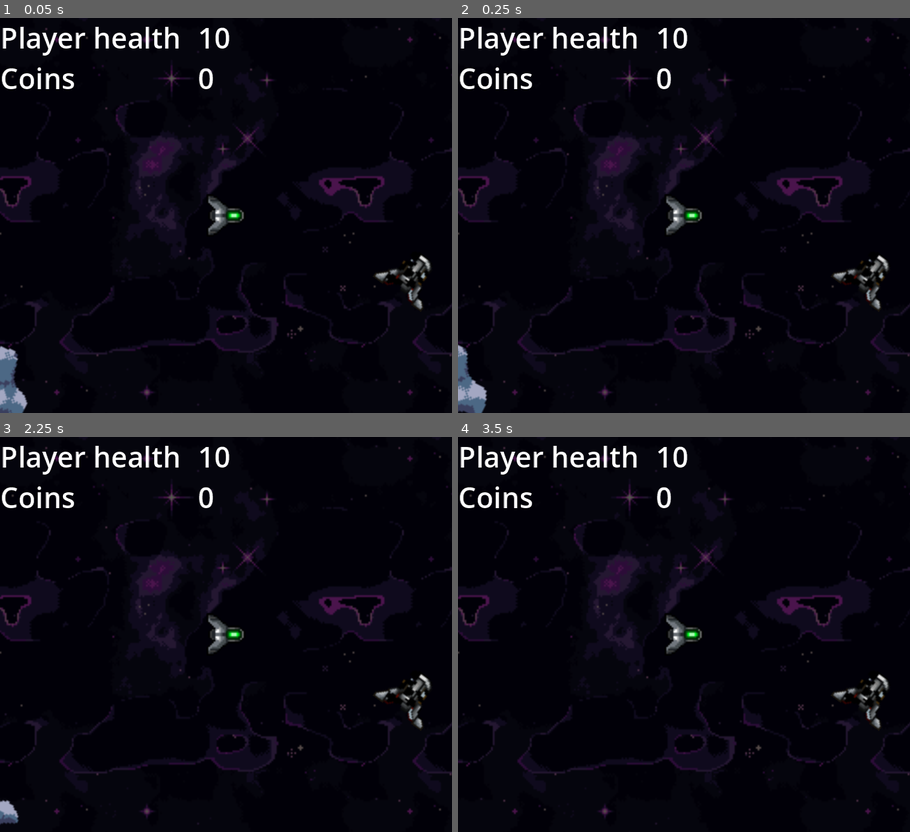
Above: before the commit, frames 1-4 (two rows, left to right).
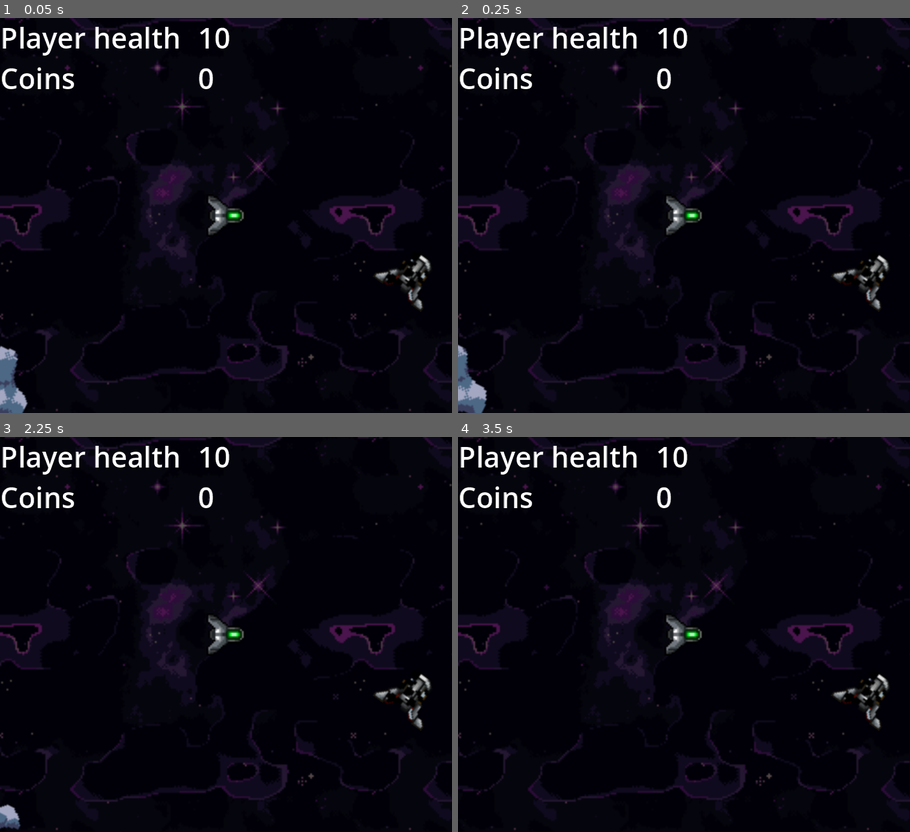
Above: after the commit, the same moments.

Repository: sirbrillig/take-the-sky-godot
Game: Godot game, scene res://scenes/level_1.tscn
Same seed, same stepped clock (60 frames per second), same inputs: the game is played once before the commit and once after it.
Inputs:
- Up to frame 1 (0.05 s): no input
- Up to frame 2 (0.25 s): no input
- Up to frame 3 (2.25 s): tap Enter (ui_accept) at 0.5, 0.6, 0.77, 1.07, 1.35, 1.52, 1.82, 2.1 s
- Up to frame 4 (3.5 s): tap Enter (ui_accept) at 2.85, 3.02, 3.32 s

The runs differ from the first frame. In frame 1, 5.5% of the frame differs, in the area x 0-100%, y 0-100%; in frame 2, 5.6%; in frame 3, 5.7%; in frame 4, 5.6%.

Commit message:
Add basics for dialog

Diff:
--- /dev/null
+++ b/scenes/dialog.gd
@@ -0,0 +1,17 @@
+extends CanvasLayer
+class_name Dialog
+
+signal dialog_done
+
+# Called when the node enters the scene tree for the first time.
+func _ready() -> void:
+	pass # Replace with function body.
+
+
+# Called every frame. 'delta' is the elapsed time since the previous frame.
+func _process(delta: float) -> void:
+	if Input.is_action_just_pressed("ui_accept"):
+		dialog_done.emit()
+
+func set_text(text: String) -> void:
+	$TextArea.text  = text
--- /dev/null
+++ b/scenes/dialog.tscn
@@ -0,0 +1,33 @@
+[gd_scene load_steps=4 format=3 uid="uid://ciby07tnsa21p"]
+
+[ext_resource type="Script" path="res://scenes/dialog.gd" id="1_e1l17"]
+[ext_resource type="Texture2D" uid="uid://btbngj8ldkrub" path="res://images/Panel_3.png" id="1_ugga5"]
+
+[sub_resource type="SystemFont" id="SystemFont_0c0yg"]
+font_weight = 300
+
+[node name="Dialog" type="CanvasLayer"]
+process_mode = 3
+script = ExtResource("1_e1l17")
+
+[node name="NinePatchRect" type="NinePatchRect" parent="."]
+offset_left = 8.0
+offset_top = 8.0
+offset_right = 136.0
+offset_bottom = 72.0
+texture = ExtResource("1_ugga5")
+patch_margin_left = 5
+patch_margin_top = 5
+patch_margin_right = 5
+patch_margin_bottom = 5
+axis_stretch_horizontal = 2
+axis_stretch_vertical = 2
+
+[node name="TextArea" type="Label" parent="."]
+offset_left = 24.0
+offset_top = 16.0
+offset_right = 120.0
+offset_bottom = 64.0
+theme_override_fonts/font = SubResource("SystemFont_0c0yg")
+theme_override_font_sizes/font_size = 10
+text = "Hey boss"
--- a/scenes/level_1.gd
+++ b/scenes/level_1.gd
@@ -6,7 +6,10 @@
 @export var enemy_ship_count: int = 2
 @export var too_close_distance: float = 70
 
+@export var dialog: PackedScene
+
 var have_enemies_activated: bool = false
+var panel: Dialog
 
 @onready var asteroidArea = $AsteroidArea/AsteroidAreaRect.shape.extents
 @onready var asteroidOrigin = $AsteroidArea/AsteroidAreaRect.global_position -  asteroidArea
@@ -56,3 +59,14 @@
 		var direction = randf_range(0, 2 * PI)
 		rock.rotation = direction
 		add_child(rock)
+
+func _on_convo_1_timer_timeout() -> void:
+	panel = dialog.instantiate() as Dialog
+	panel.set_text("Hey, boss")
+	panel.dialog_done.connect(_on_convo_2)
+	get_tree().paused = true
+	add_child(panel)
+
+func _on_convo_2() -> void:
+	panel.queue_free()
+	get_tree().paused = false
--- a/scenes/level_1.tscn
+++ b/scenes/level_1.tscn
@@ -8,6 +8,7 @@
 [ext_resource type="PackedScene" uid="uid://btyhbudhn4gj1" path="res://scenes/derelict_ship.tscn" id="5_e1if5"]
 [ext_resource type="PackedScene" uid="uid://c4o1wt1r3jfrt" path="res://scenes/hud.tscn" id="6_jrv2p"]
 [ext_resource type="PackedScene" uid="uid://bjl58jfsq80ac" path="res://scenes/gate.tscn" id="7_6oipc"]
+[ext_resource type="PackedScene" uid="uid://ciby07tnsa21p" path="res://scenes/dialog.tscn" id="9_2eijj"]
 
 [sub_resource type="WorldBoundaryShape2D" id="WorldBoundaryShape2D_u55q4"]
 distance = -1.0
@@ -27,6 +28,7 @@
 script = ExtResource("1_wfev5")
 enemy_ship = ExtResource("2_ququ6")
 asteroid = ExtResource("4_wlegp")
+dialog = ExtResource("9_2eijj")
 
 [node name="ParallaxBackground" type="ParallaxBackground" parent="."]
 
@@ -34,10 +36,10 @@
 
 [node name="TextureRect" type="TextureRect" parent="ParallaxBackground/ParallaxLayer"]
 modulate = Color(0.334572, 0.353057, 0.325371, 1)
-offset_left = -598.0
-offset_top = -512.0
-offset_right = 877.0
-offset_bottom = 746.0
+offset_left = -592.0
+offset_top = -496.0
+offset_right = 883.0
+offset_bottom = 762.0
 texture = ExtResource("2_evayv")
 stretch_mode = 1
 metadata/_edit_use_anchors_ = true
@@ -76,12 +78,14 @@
 position = Vector2(576, 528)
 
 [node name="AsteroidArea" type="Area2D" parent="."]
+visible = false
 collision_layer = 0
 collision_mask = 0
 monitoring = false
 monitorable = false
 
 [node name="AsteroidAreaRect" type="CollisionShape2D" parent="AsteroidArea"]
+visible = false
 position = Vector2(141.5, 121.5)
 shape = SubResource("RectangleShape2D_4jgxc")
 
@@ -94,5 +98,11 @@
 shape = SubResource("RectangleShape2D_wqo8n")
 debug_color = Color(0.924474, 0.0234675, 0.670807, 0.42)
 
+[node name="Convo1Timer" type="Timer" parent="."]
+wait_time = 2.0
+one_shot = true
+autostart = true
+
 [connection signal="player_coins_changed" from="PlayerShip" to="." method="_on_player_ship_player_coins_changed"]
 [connection signal="player_health_changed" from="PlayerShip" to="." method="_on_player_ship_player_health_changed"]
+[connection signal="timeout" from="Convo1Timer" to="." method="_on_convo_1_timer_timeout"]
Binary file added: images/Panel_3.png
Not shown, added: images/Panel_3.png.import
Not shown: 1 places in scenes/level_1.tscn that only renumber resources
